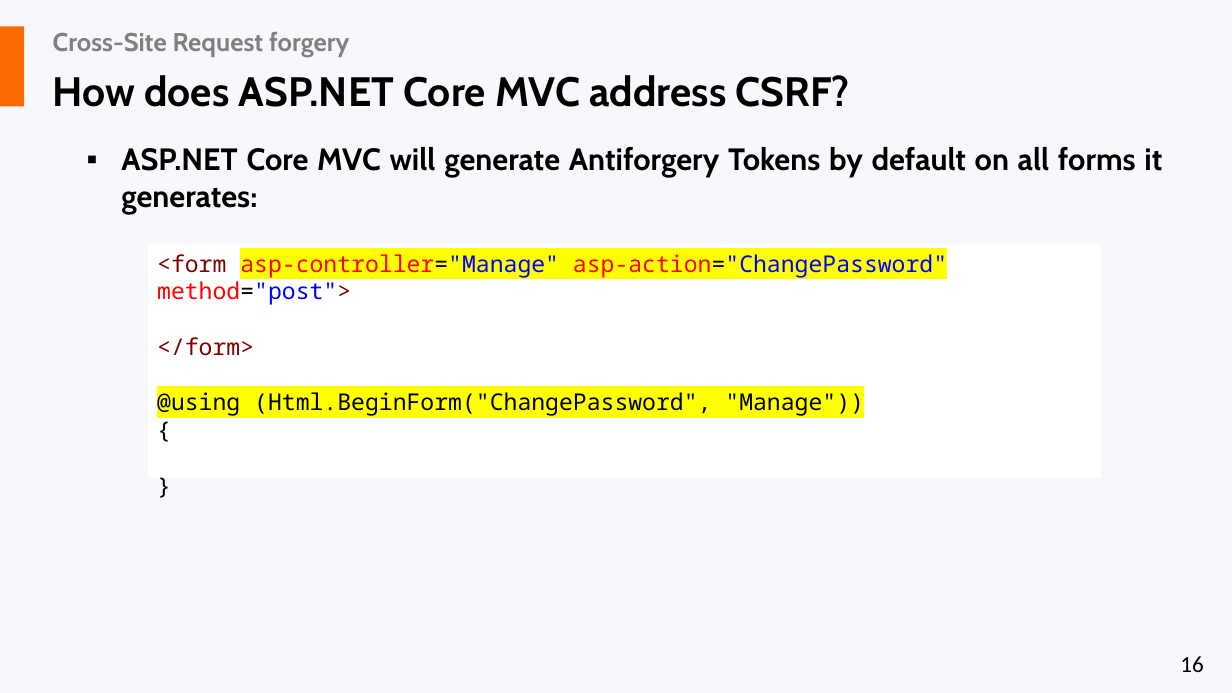
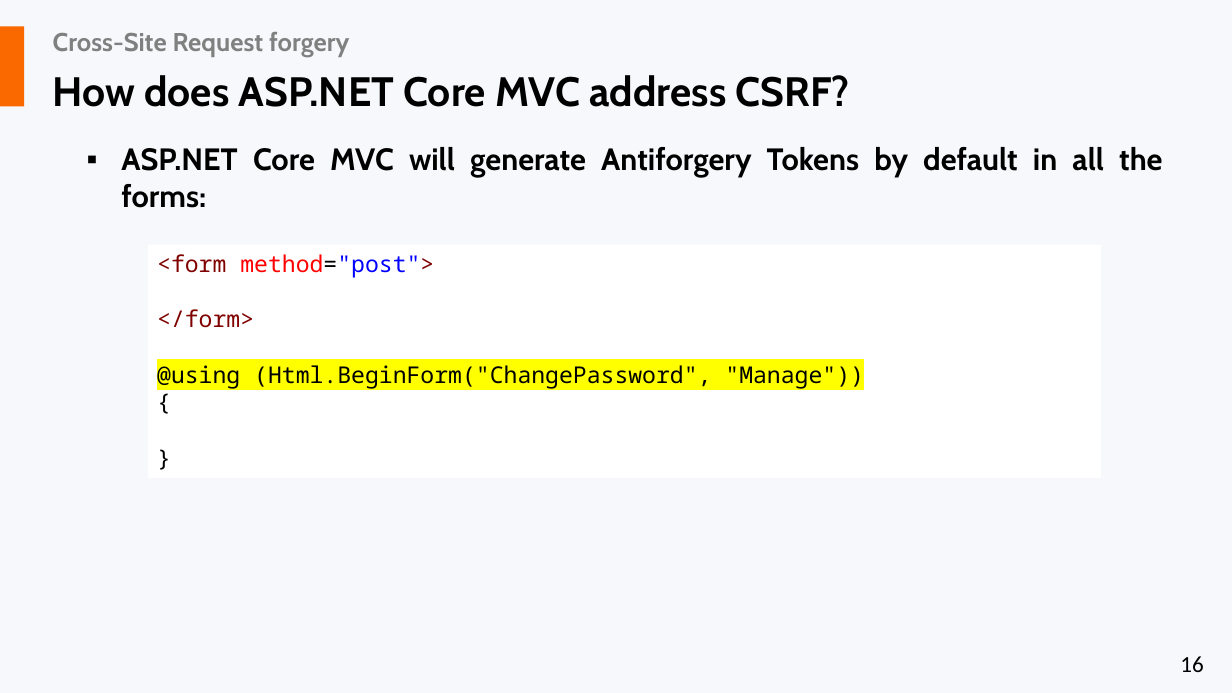
Before and after one commit to liviucotfas/ase-web-and-cloud-applications-security, a slide deck: slide 16 of Presentation ASPNET MVC Core - Part III.pptx. Drawn at 1232x693 pixels with LibreOffice and Linux fonts; fonts in the diff are those of the drawing. Boxes give left, top, right and bottom in pixels: in the first picture for what was removed or moved away, otherwise in the second. Text is boxed around its words. In the diff, an @@ line names an element or a change of style, - is before the commit and + after.

```diff
--- a/Presentation ASPNET MVC Core - Part III.pptx
+++ b/Presentation ASPNET MVC Core - Part III.pptx
@@ text at (121, 147, 1162, 208): text changed @@
-▪ ASP.NET Core MVC will generate Antiforgery Tokens by default on all forms it generates:
+▪ ASP.NET Core MVC will generate Antiforgery Tokens by default in all the forms:
@@ text in rectangle at (157, 254, 434, 278): text changed; text colour #FF0000 to #800000 @@
-<form asp-controller="Manage" asp-action="ChangePassword" method="post">
+<form method="post">
```
Also in this commit, not shown: 5 other slides changed, 1 slide added.
